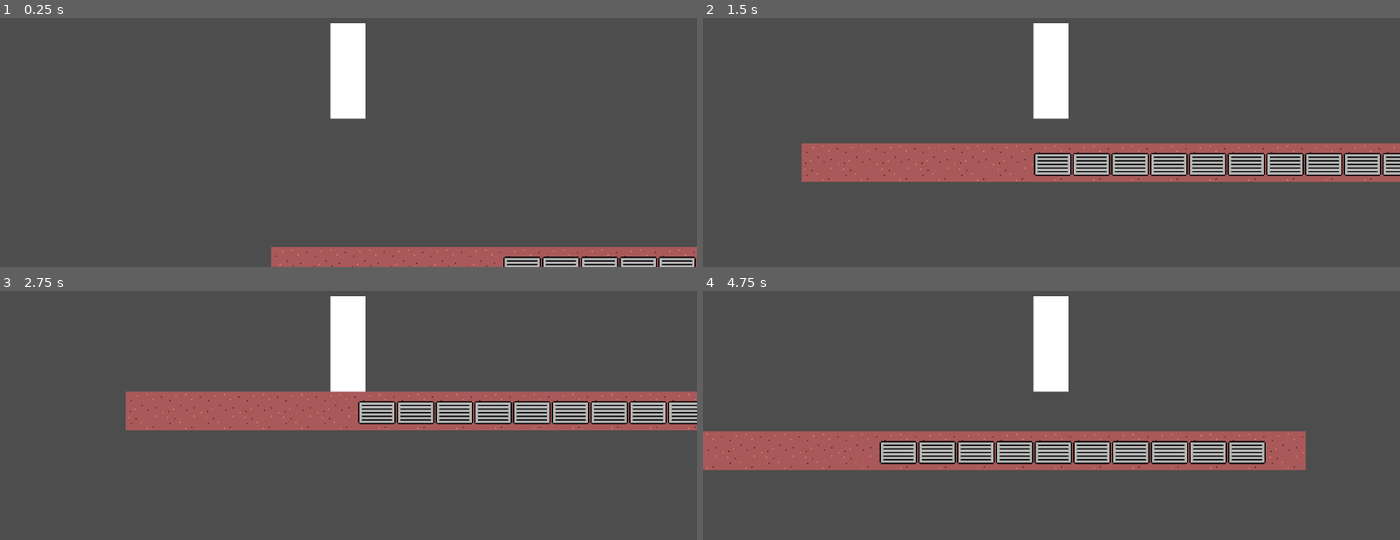
Above: before the commit, frames 1-4 (two rows, left to right).
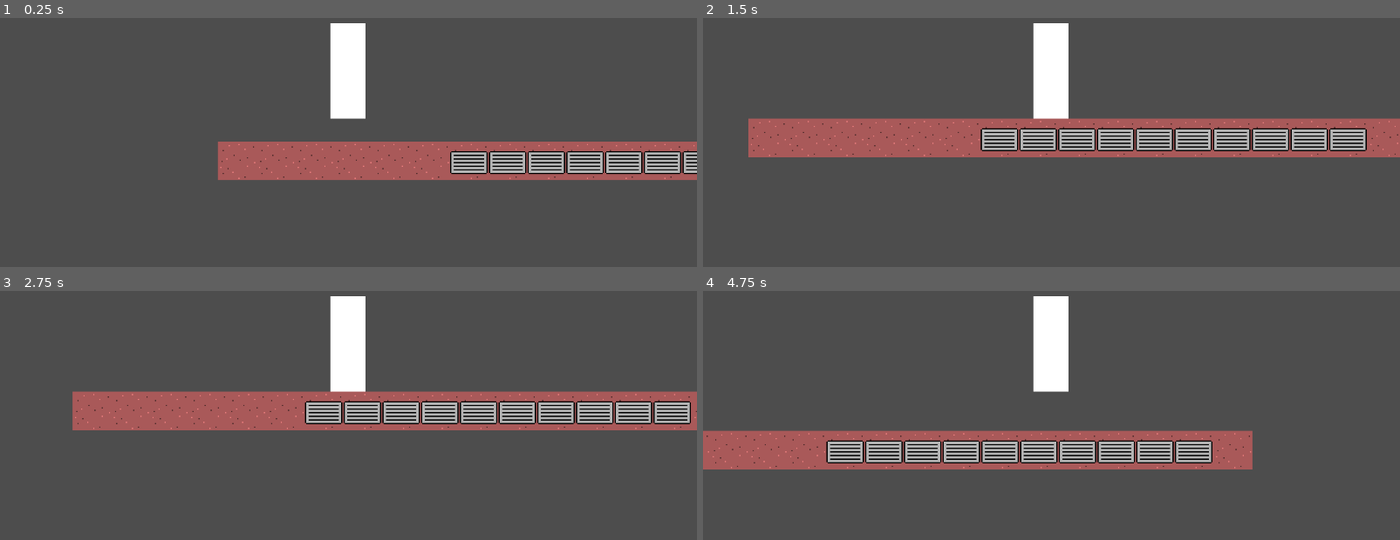
Above: after the commit, the same moments.

Repository: cruel-unusual-media/shotgun-hands
Game: Godot game, scene res://aaaaaa.tscn
Two runs of this game, one before a commit and one after it. Both use one fixed random seed, a clock stepped at 60 frames per second and the inputs below. This scene is started directly instead of the project's main scene.
Inputs (mouse positions are in pixels of both pictures, inside the frame that each line leads up to):
- Up to frame 1 (0.25 s): no input
- Up to frame 2 (1.5 s): tap Enter (ui_accept) at 0.5, 0.77 s; move the mouse to (1204, 52) at 0.52 s; hold Shift 0.53-1.28 s; hold Right (ui_right) from 0.53 s (still down); click (1204, 52) at 0.67 s; move the mouse to (912, 90) at 1.27 s; tap Shift at 1.35 s
- Up to frame 3 (2.75 s): tap Enter (ui_accept) at 1.52 s; move the mouse to (outside the picture) at 2.02 s; release Right (ui_right) at 2.03 s; hold Left (ui_left) from 2.03 s (still down); hold Shift from 2.03 s (still down)
- Up to frame 4 (4.75 s): move the mouse to (1016, 422) at 2.77 s; release Left (ui_left) at 2.78 s; release Shift at 2.78 s; hold Right (ui_right) 2.78-4.28 s; tap Shift at 2.85, 4.35 s; click (1016, 422) at 2.92 s; tap Enter (ui_accept) at 3.02, 3.77, 4.52 s; move the mouse to (1260, 403) at 3.52 s; hold Shift 3.53-4.28 s; move the mouse to (outside the picture) at 4.27 s; hold Left (ui_left) from 4.28 s (still down)

The runs differ from the first frame. In frame 1, 15% of the frame differs, in the area x 31-100%, y 49-100%; in frame 2, 20%, in the area x 6-100%, y 40-66%; in frame 3, 3.5%; in frame 4, 6.2%.

Commit message:
small bit of progress from half a year ago

Diff:
--- a/aaaaaa.tscn
+++ b/aaaaaa.tscn
@@ -41,4 +41,5 @@
 tile_set = ExtResource("4_vigoe")
 
 [node name="level_start" type="Node2D" parent="asdasd/main"]
+position = Vector2(87.947556, 175.89508)
 script = ExtResource("5_jkrk6")
Not shown, changed: addons/sgh_le/scenes/main.gd
Not shown, changed: addons/sgh_le/scenes/main.tscn
Not shown, changed: addons/sgh_le/scenes/main_screen.gd
